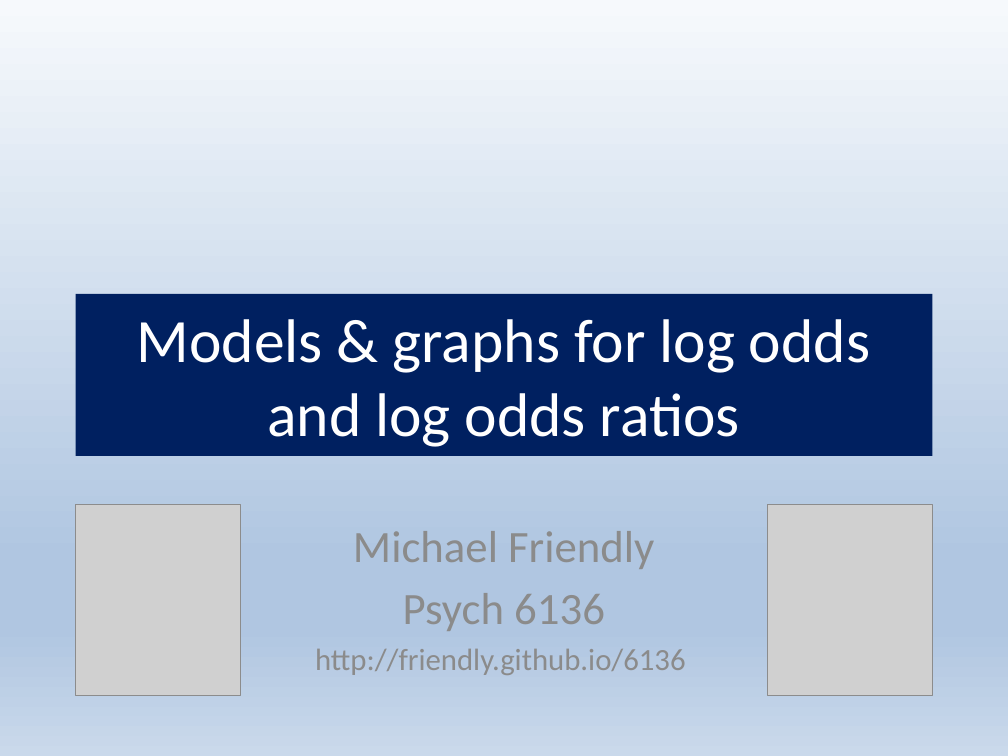
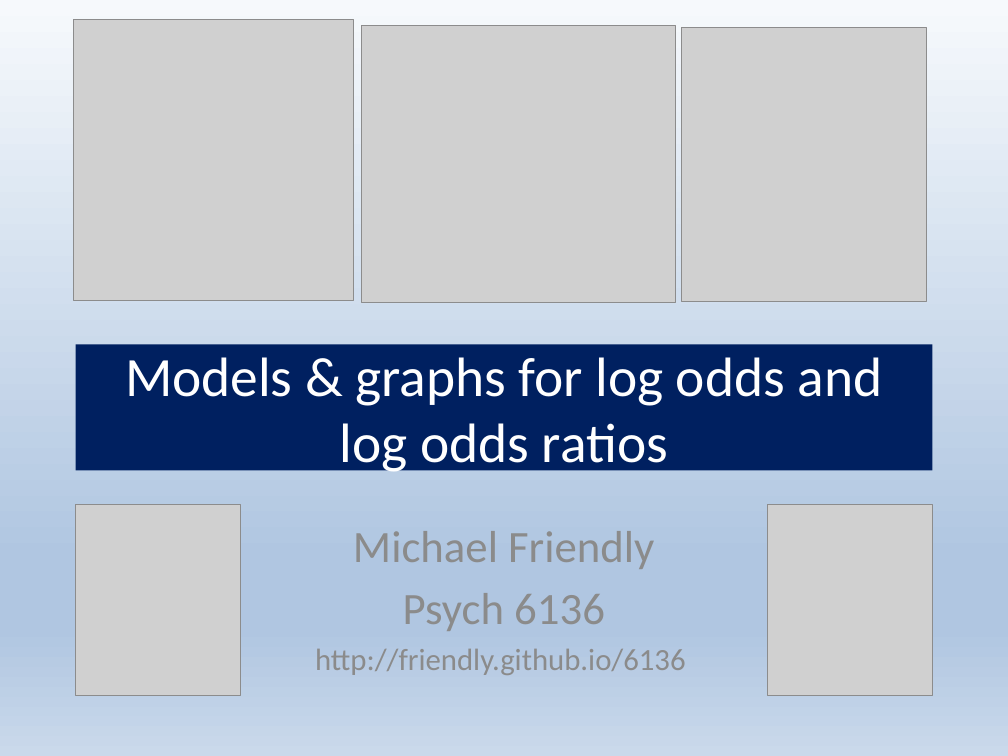
Before and after one commit to friendly/psy6136, a slide deck: slide 1 of lectures/Log-Odds.pptx. Drawn at 1008x756 pixels with LibreOffice and Linux fonts; fonts in the diff are those of the drawing; grey boxes stand for pictures. Boxes give left, top, right and bottom in pixels: in the first picture for what was removed or moved away, otherwise in the second. Text is boxed around its words. In the diff, an @@ line names an element or a change of style, - is before the commit and + after.

Commit message:
add log-odds lecture

```diff
--- a/lectures/Log-Odds.pptx
+++ b/lectures/Log-Odds.pptx
@@ picture added at [74, 19, 353, 301] @@
@@ picture added at [361, 25, 675, 302] @@
@@ picture added at [682, 27, 926, 301] @@
@@ title "Models & graphs for log ...": place and size @@
-title "Models & graphs for log ..." at [76, 294, 932, 457]
+title "Models & graphs for log ..." at [76, 345, 932, 471]
@@ title "Models & graphs for log ..." at [76, 345, 932, 471]: size 44 to 39.6 pt @@
```
Also in this commit, not shown: 1 other slide changed, 1 slide added, 3 other files.
